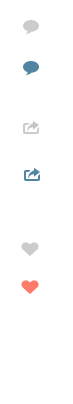
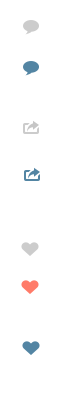
The second 73 x 404 image is a revision of the first. Changes to its layers:
added layer "形状 147" above "图层 0" over left=22, top=341, right=40, bottom=355
